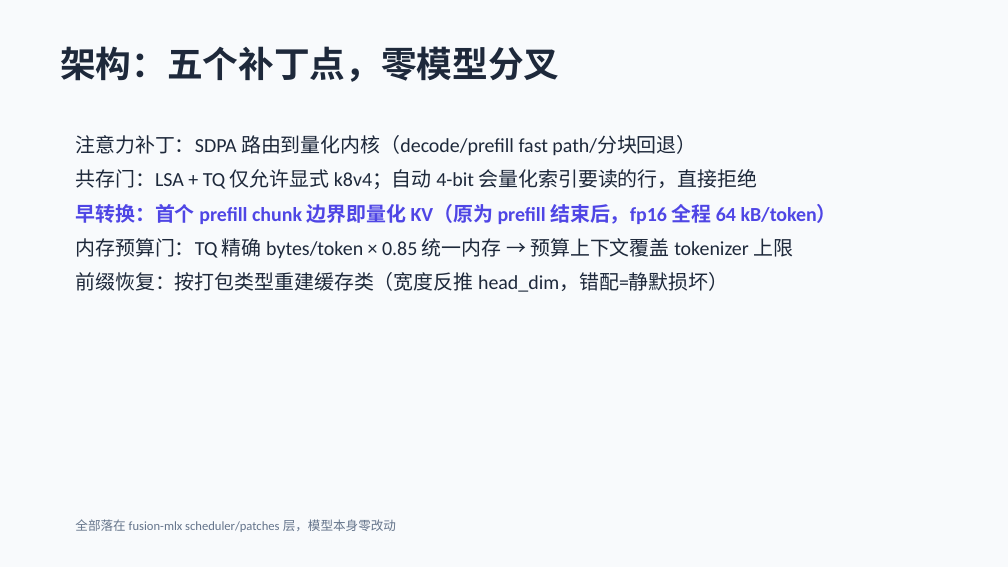
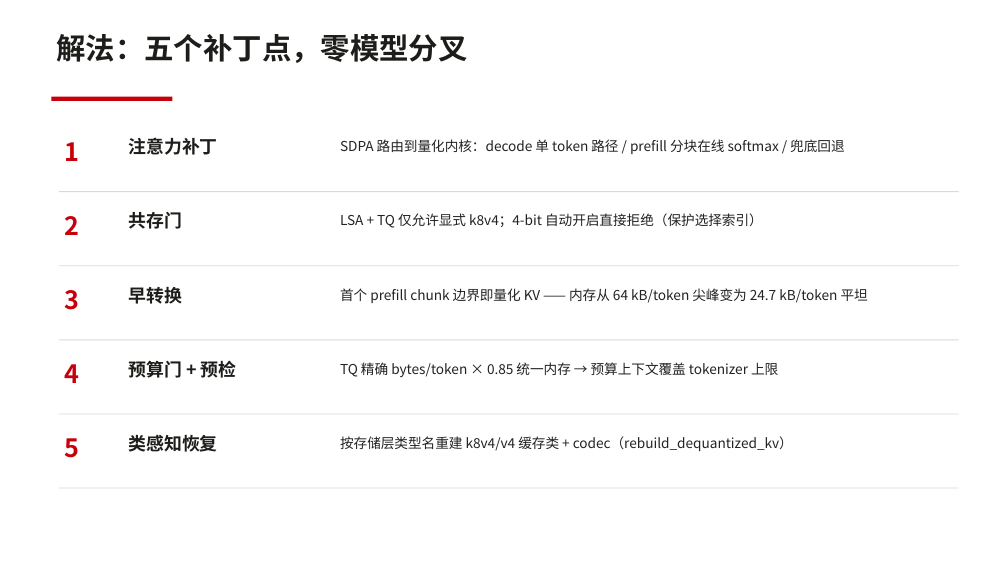
Before and after one commit to dahai80/fusion-lsa, a slide deck: slide 10 of docs/latent-spars-attention-mlx.pptx (slide 4 before the commit). Drawn at 1008x567 pixels with LibreOffice and Linux fonts; fonts in the diff are those of the drawing. Boxes give left, top, right and bottom in pixels: in the first picture for what was removed or moved away, otherwise in the second. Text is boxed around its words. In the diff, an @@ line names an element or a change of style, - is before the commit and + after.

```diff
--- a/docs/latent-spars-attention-mlx.pptx
+++ b/docs/latent-spars-attention-mlx.pptx
@@ text at (57,34,468,63): text changed; size 34 to 28 pt; font Calibri to Noto Sans CJK SC; text colour #1E293B to #1D1D1A @@
-架构：五个补丁点，零模型分叉
+解法：五个补丁点，零模型分叉
@@ rectangle added at (51,97,172,101), fill #C7000B @@
@@ text added at (64,142,79,161), 24 pt, text #C7000B, bold @@
+1
@@ text removed at (75,135,837,292) @@
-注意力补丁：SDPA 路由到量化内核（decode/prefill fast path/分块回退）
-共存门：LSA + TQ 仅允许显式 k8v4；自动 4-bit 会量化索引要读的行，直接拒绝
-早转换：首个 prefill chunk 边界即量化 KV（原为 prefill 结束后，fp16 全程 64 kB/token）
-内存预算门：TQ 精确 bytes/token × 0.85 统一内存 → 预算上下文覆盖 tokenizer 上限
-前缀恢复：按打包类型重建缓存类（宽度反推 head_dim，错配=静默损坏）
@@ text added at (128,137,217,155), 17 pt, text #1D1D1A, bold @@
+注意力补丁
@@ text added at (340,139,844,154), 13 pt, text #232323 @@
+SDPA 路由到量化内核：decode 单 token 路径 / prefill 分块在线 softmax / 兜底回退
@@ rectangle added at (59,191,959,192), fill #D9D9D6 @@
@@ text added at (64,216,79,235), 24 pt, text #C7000B, bold @@
+2
@@ text added at (128,212,182,229), 17 pt, text #1D1D1A, bold @@
+共存门
@@ text added at (340,213,763,228), 13 pt, text #232323 @@
+LSA + TQ 仅允许显式 k8v4；4-bit 自动开启直接拒绝（保护选择索引）
@@ rectangle: place and size @@
-rectangle at (0,0,1008,567)
+rectangle at (59,265,959,266)
@@ rectangle at (59,265,959,266): fill #F8FAFC to #D9D9D6; shadow off @@
@@ text added at (64,290,79,310), 24 pt, text #C7000B, bold @@
+3
@@ text added at (128,287,182,304), 17 pt, text #1D1D1A, bold @@
+早转换
@@ text added at (340,288,868,303), 13 pt, text #232323 @@
+首个 prefill chunk 边界即量化 KV —— 内存从 64 kB/token 尖峰变为 24.7 kB/token 平坦
@@ rectangle added at (59,340,959,340), fill #D9D9D6 @@
@@ text added at (64,364,79,383), 24 pt, text #C7000B, bold @@
+4
@@ text added at (128,360,237,378), 17 pt, text #1D1D1A, bold @@
+预算门 + 预检
@@ text added at (340,362,778,377), 13 pt, text #232323 @@
+TQ 精确 bytes/token × 0.85 统一内存 → 预算上下文覆盖 tokenizer 上限
@@ text added at (64,438,79,458), 24 pt, text #C7000B, bold @@
+5
@@ text added at (128,435,217,452), 17 pt, text #1D1D1A, bold @@
+类感知恢复
@@ text added at (340,436,793,451), 13 pt, text #232323 @@
+按存储层类型名重建 k8v4/v4 缓存类 + codec（rebuild_dequantized_kv）
@@ text removed at (75,519,396,532) @@
-全部落在 fusion-mlx scheduler/patches 层，模型本身零改动
```
Also in this commit, not shown: 5 other slides changed, 11 slides added, 3 slides removed.
